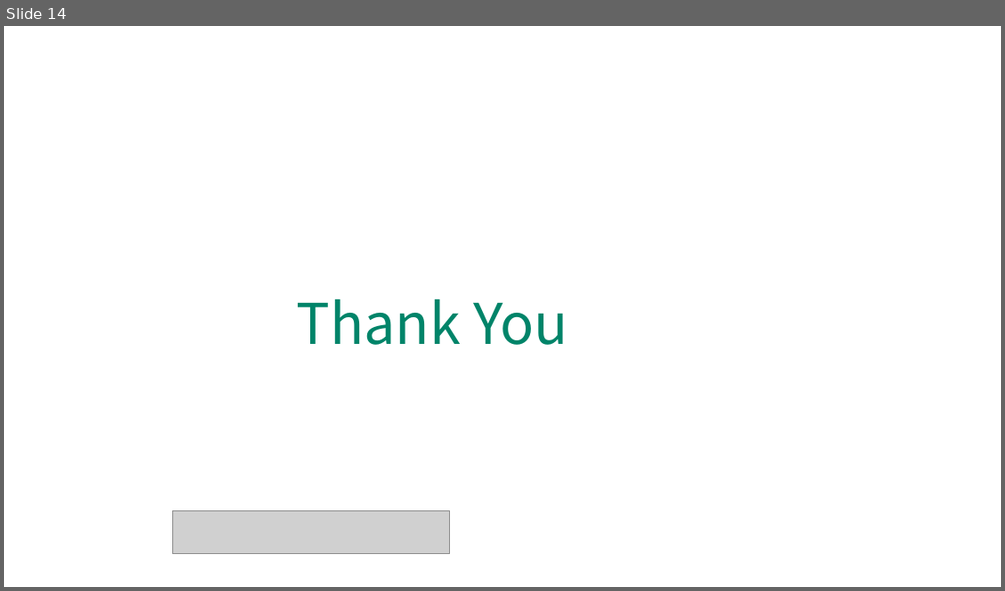
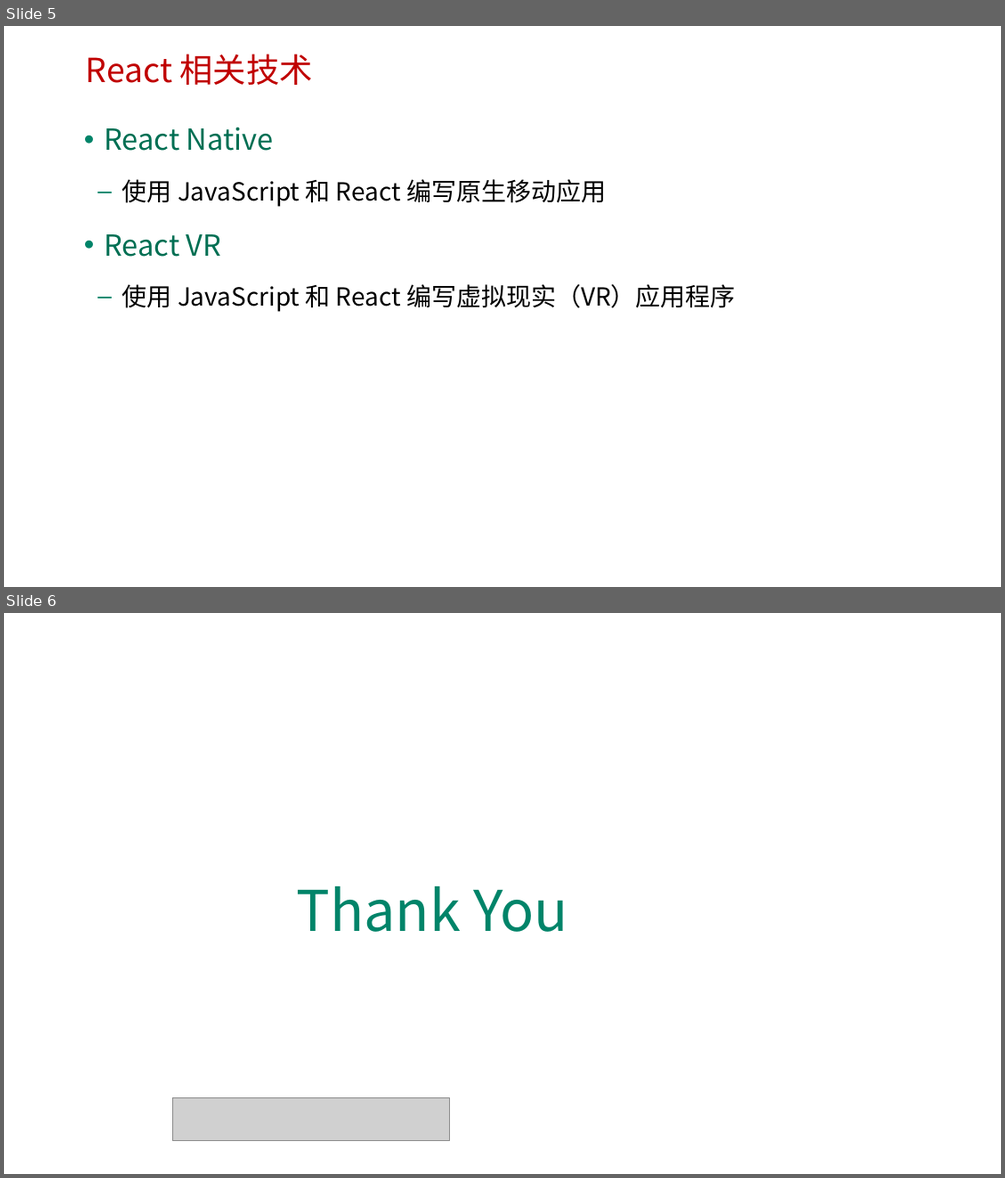
Before and after one commit to HL1115/react, a slide deck: reactjs/ppt/1-1 React简介.pptx. Shown one above the other, each under a label of ours: slide 14 before the commit, slides 5 and 6 after it. The pictures are 1005x591 and 1005x1178 pixels, drawn with LibreOffice and Linux fonts; fonts in the diff are those of the drawing; grey boxes stand for pictures; background and template pictures are left out. Boxes give left, top, right and bottom in pixels: in the first picture for what was removed or moved away, otherwise in the second. Text is boxed around its words. In the diff, an @@ line names an element or a change of style, - is before the commit and + after.

```diff
--- a/reactjs/ppt/1-1 React简介.pptx
+++ b/reactjs/ppt/1-1 React简介.pptx
@@ slide 5 added at (x1=4, y1=26, x2=1001, y2=587), background picture (left out) @@
@@ text added at (x1=86, y1=54, x2=313, y2=85), 32 pt, text #C00000 @@
+React 相关技术
@@ text added at (x1=104, y1=127, x2=736, y2=312), 24 pt, text #000000 @@
+• React Native
+  – 使用 JavaScript 和 React 编写原生移动应用
+• React VR
+  – 使用 JavaScript 和 React 编写虚拟现实（VR）应用程序
@@ what was slide 14 is now slide 6 @@
```
Also in this commit, not shown: 1 slide changed, 3 other slides added, 12 slides removed, 1 other file.
